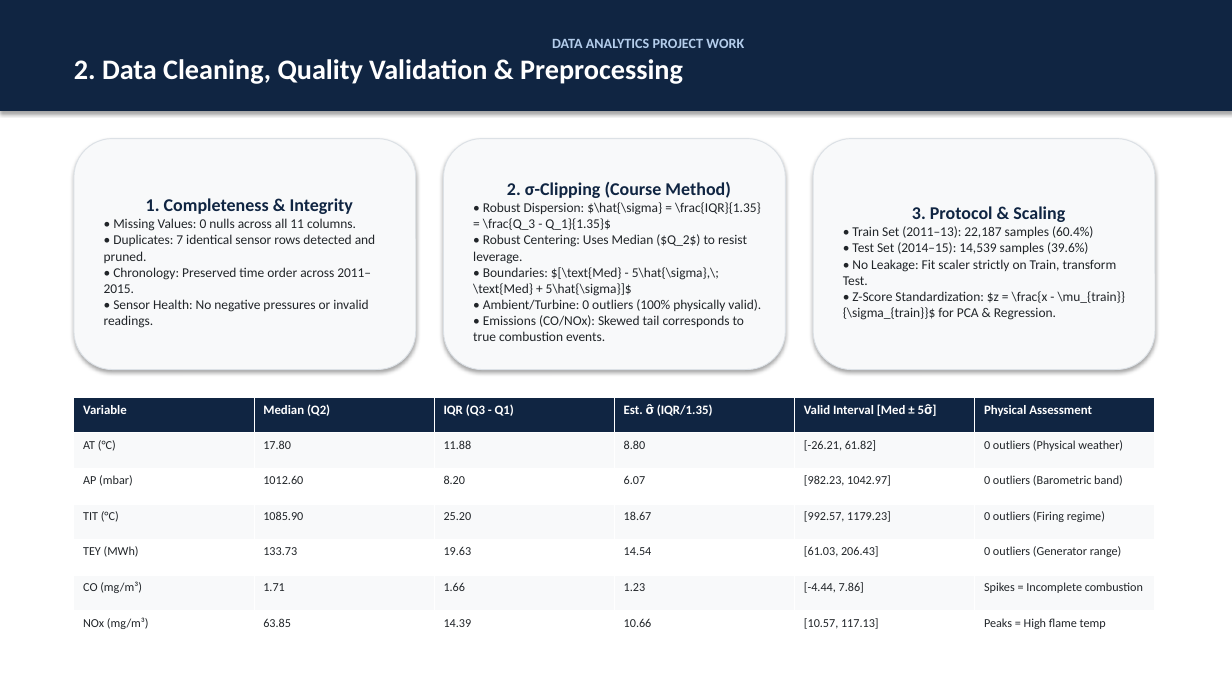
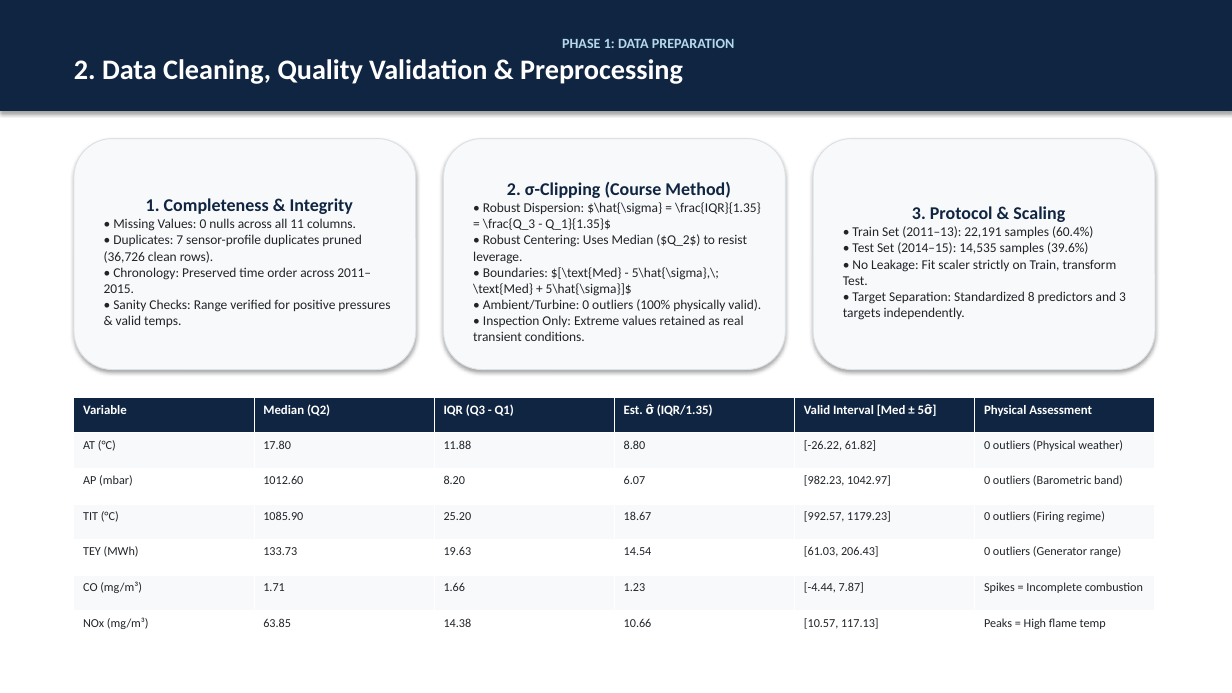
Before and after one commit to guidomariadifiore/DataAnalysisProject, a slide deck: slide 4 of presentation.pptx. Drawn at 1232x693 pixels with LibreOffice and Linux fonts; fonts in the diff are those of the drawing. Boxes give left, top, right and bottom in pixels: in the first picture for what was removed or moved away, otherwise in the second. Text is boxed around its words. In the diff, an @@ line names an element or a change of style, - is before the commit and + after.

```diff
--- a/presentation.pptx
+++ b/presentation.pptx
@@ text in rectangle at <box>562,38,735,48</box>: text changed; text colour #B4CDEB to #B4D7EB @@
-DATA ANALYTICS PROJECT WORK
+PHASE 1: DATA PREPARATION
@@ text in rounded rectangle at <box>104,234,361,263</box>: text changed @@
-• Duplicates: 7 identical sensor rows detected and pruned.
+• Duplicates: 7 sensor-profile duplicates pruned (36,726 clean rows).
@@ text in rounded rectangle at <box>852,226,1093,254</box>: text changed @@
-• Train Set (2011–13): 22,187 samples (60.4%)
-• Test Set (2014–15): 14,539 samples (39.6%)
+• Train Set (2011–13): 22,191 samples (60.4%)
+• Test Set (2014–15): 14,535 samples (39.6%)
@@ text in rounded rectangle at <box>113,299,390,327</box>: text changed @@
-• Sensor Health: No negative pressures or invalid readings.
+• Sanity Checks: Range verified for positive pressures & valid temps.
@@ text in rounded rectangle at <box>843,291,1126,320</box>: text changed @@
-• Z-Score Standardization: $z = \frac{x - \mu_{train}}{\sigma_{train}}$ for PCA & Regression.
+• Target Separation: Standardized 8 predictors and 3 targets independently.
@@ text in rounded rectangle at <box>473,315,744,341</box>: text changed @@
-• Emissions (CO/NOx): Skewed tail corresponds to true combustion events.
+• Inspection Only: Extreme values retained as real transient conditions.
@@ table at <box>74,397,1155,647</box> @@
-row 2, column 5: [-26.21, 61.82]
+row 2, column 5: [-26.22, 61.82]
-row 6, column 5: [-4.44, 7.86]
+row 6, column 5: [-4.44, 7.87]
-row 7, column 3: 14.39
+row 7, column 3: 14.38
```
Also in this commit, not shown: 6 other slides changed, 5 slides added, 4 other files.
